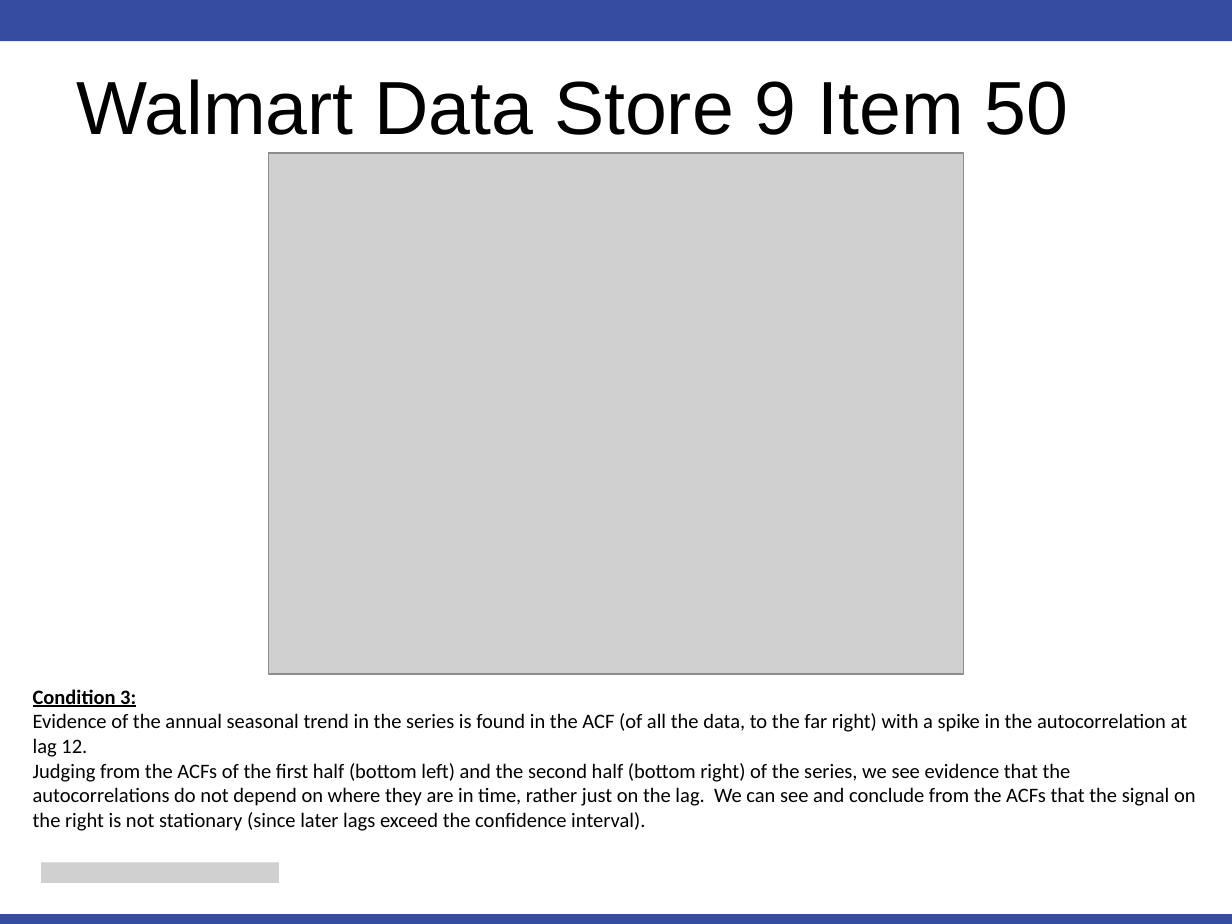
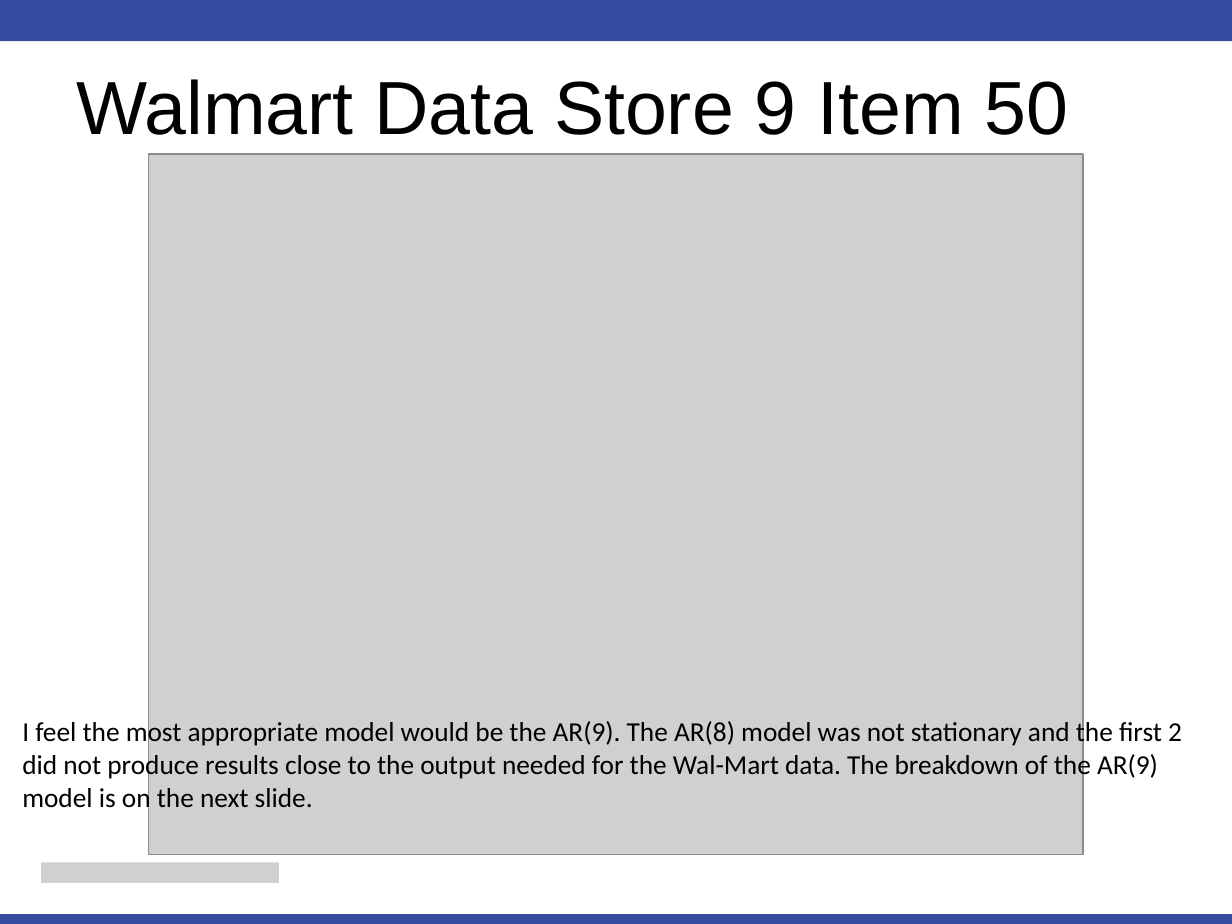
Before and after one commit to cmadding/MSDS6373, a slide deck: slide 2 of Unit04/Chad_Madding_Unit 4 For Live Session.pptx. Drawn at 1232x924 pixels with LibreOffice and Linux fonts; fonts in the diff are those of the drawing; grey boxes stand for pictures. Boxes give left, top, right and bottom in pixels: in the first picture for what was removed or moved away, otherwise in the second. Text is boxed around its words. In the diff, an @@ line names an element or a change of style, - is before the commit and + after.

```diff
--- a/Unit04/Chad_Madding_Unit 4 For Live Session.pptx
+++ b/Unit04/Chad_Madding_Unit 4 For Live Session.pptx
@@ picture: place and size @@
-picture at (269,153,963,674)
+picture at (149,154,1083,855)
@@ text removed at (33,689,1196,831) @@
-Condition 3:
-Evidence of the annual seasonal trend in the series is found in the ACF (of all the data, to the far right) with a spike in the autocorrelation at lag 12.
-Judging from the ACFs of the first half (bottom left) and the second half (bottom right) of the series, we see evidence that the autocorrelations do not depend on where they are in time, rather just on the lag. We can see and conclude from the ACFs that the signal on the right is not stationary (since later lags exceed the confidence interval).
@@ text added at (22,719,1182,813), 16 pt, text #000000 @@
+I feel the most appropriate model would be the AR(9). The AR(8) model was not stationary and the first 2 did not produce results close to the output needed for the Wal-Mart data. The breakdown of the AR(9) model is on the next slide.
```
Also in this commit, not shown: 1 other slide changed, 2 slides added, 2 slides removed, 8 other files.
